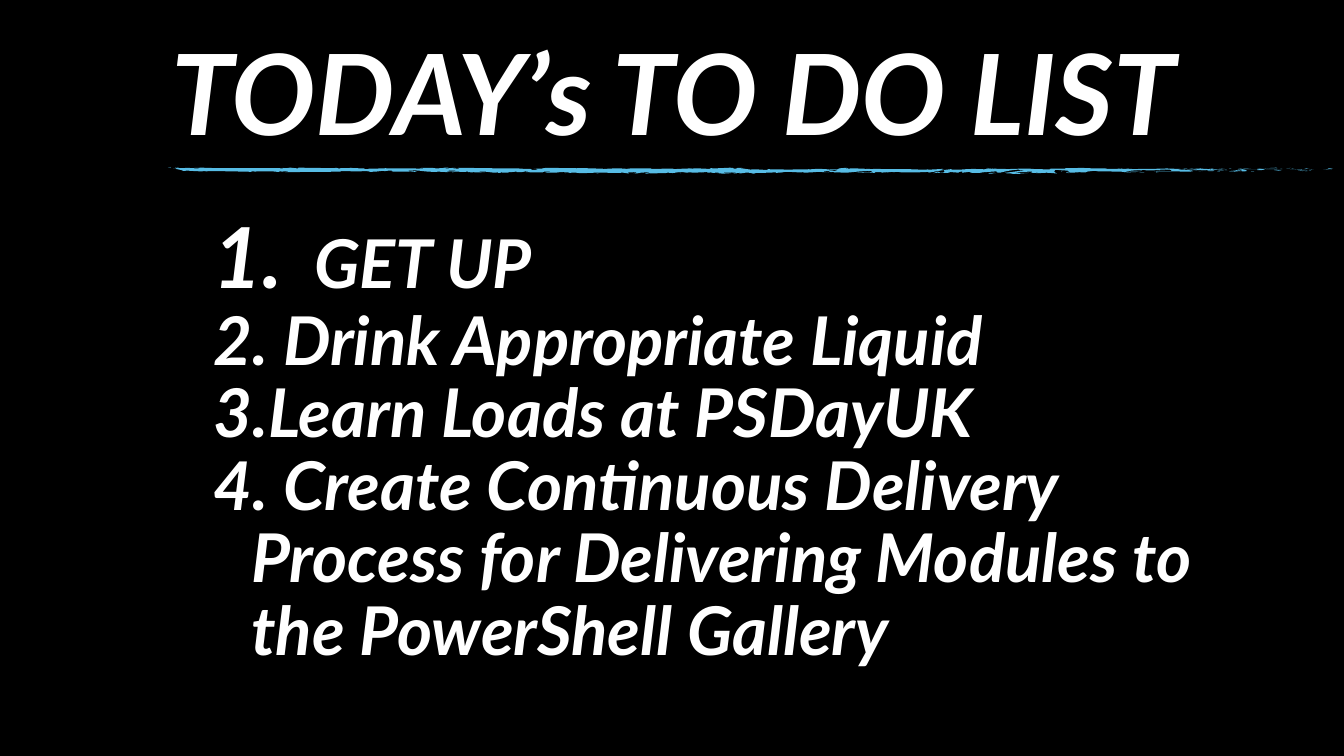
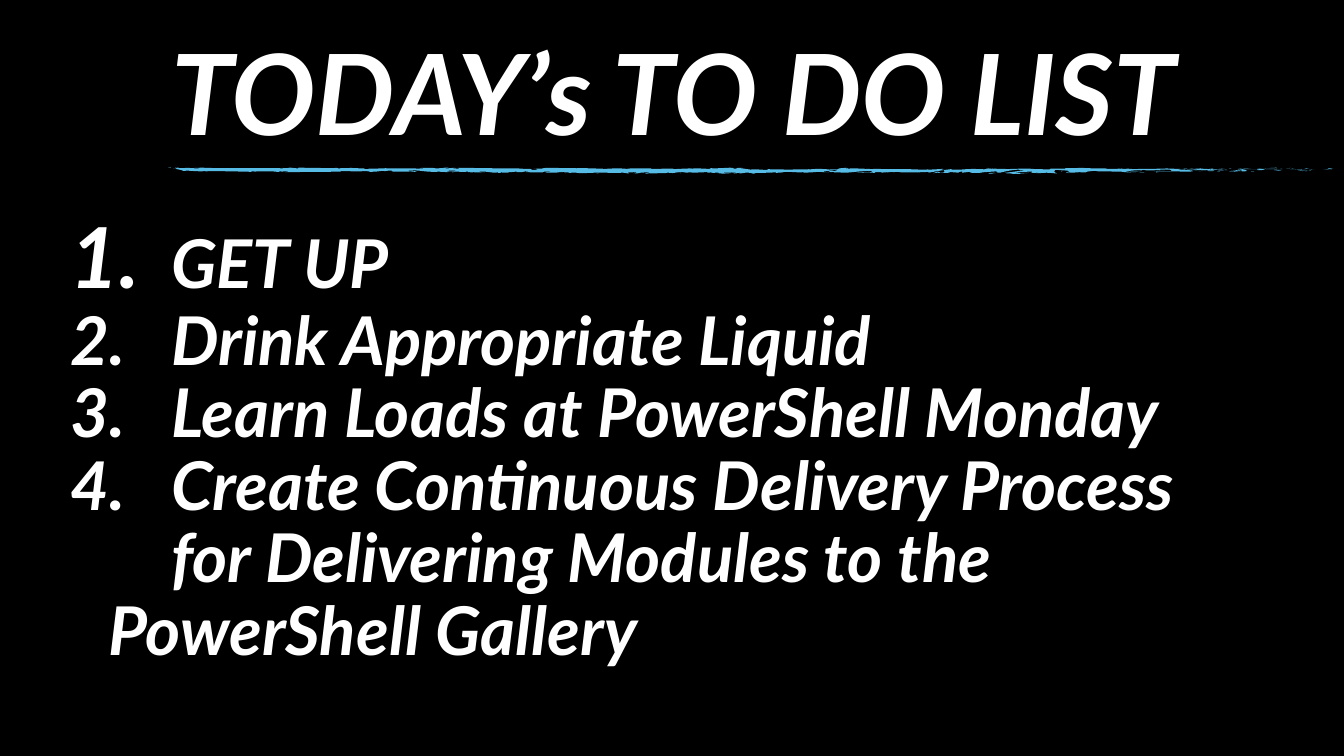
Before and after one commit to SQLDBAWithABeard/Presentations, a slide deck: slide 4 of PowerShell Saturday Munich - Continuous Delivery/Continuous Delivery For Modules To PowerShell Gallery.pptx (slide 5 before the commit). Drawn at 1344x756 pixels with LibreOffice and Linux fonts; fonts in the diff are those of the drawing; background and template pictures are left out. Boxes give left, top, right and bottom in pixels: in the first picture for what was removed or moved away, otherwise in the second. Text is boxed around its words. In the diff, an @@ line names an element or a change of style, - is before the commit and + after.

```diff
--- a/PowerShell Saturday Munich - Continuous Delivery/Continuous Delivery For Modules To PowerShell Gallery.pptx
+++ b/PowerShell Saturday Munich - Continuous Delivery/Continuous Delivery For Modules To PowerShell Gallery.pptx
@@ text "GET UP": place and size @@
-text "GET UP" at <box>213,239,1191,667</box>
+text "GET UP" at <box>108,239,1174,667</box>
@@ text at <box>171,387,1159,449</box>: text changed @@
-3. Learn Loads at PSDayUK
+3. Learn Loads at PowerShell Monday
```
Also in this commit, not shown: 1 other slide changed, 1 slide removed, 5 other files.
